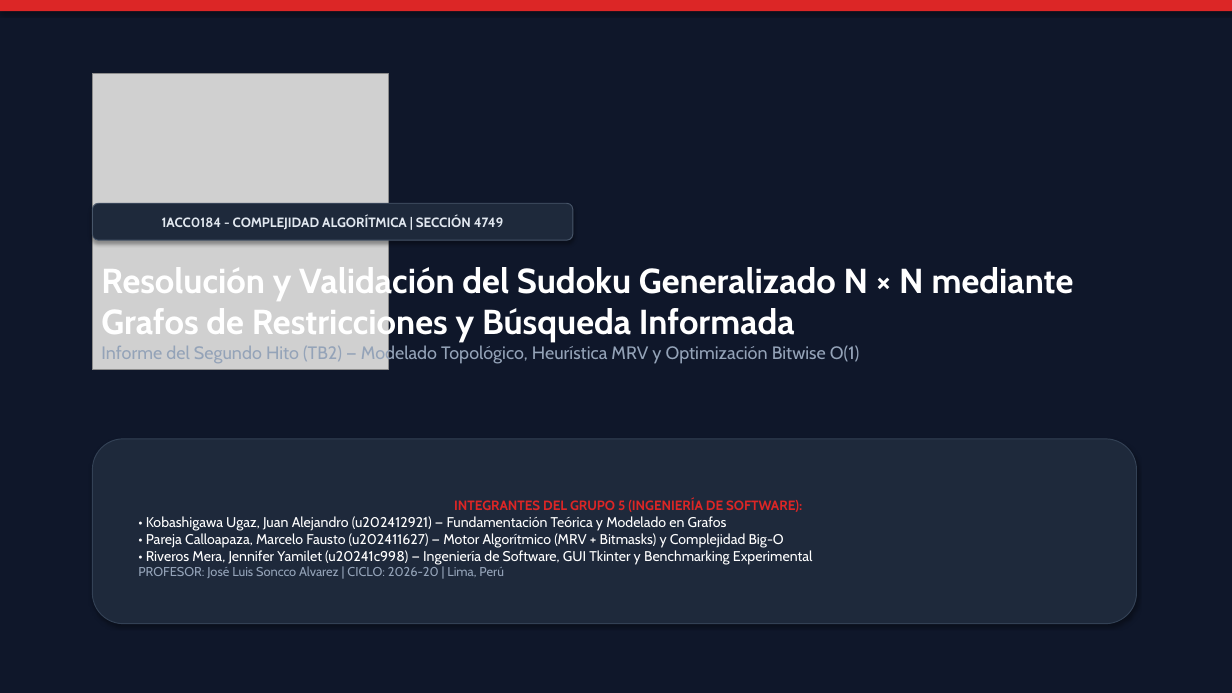
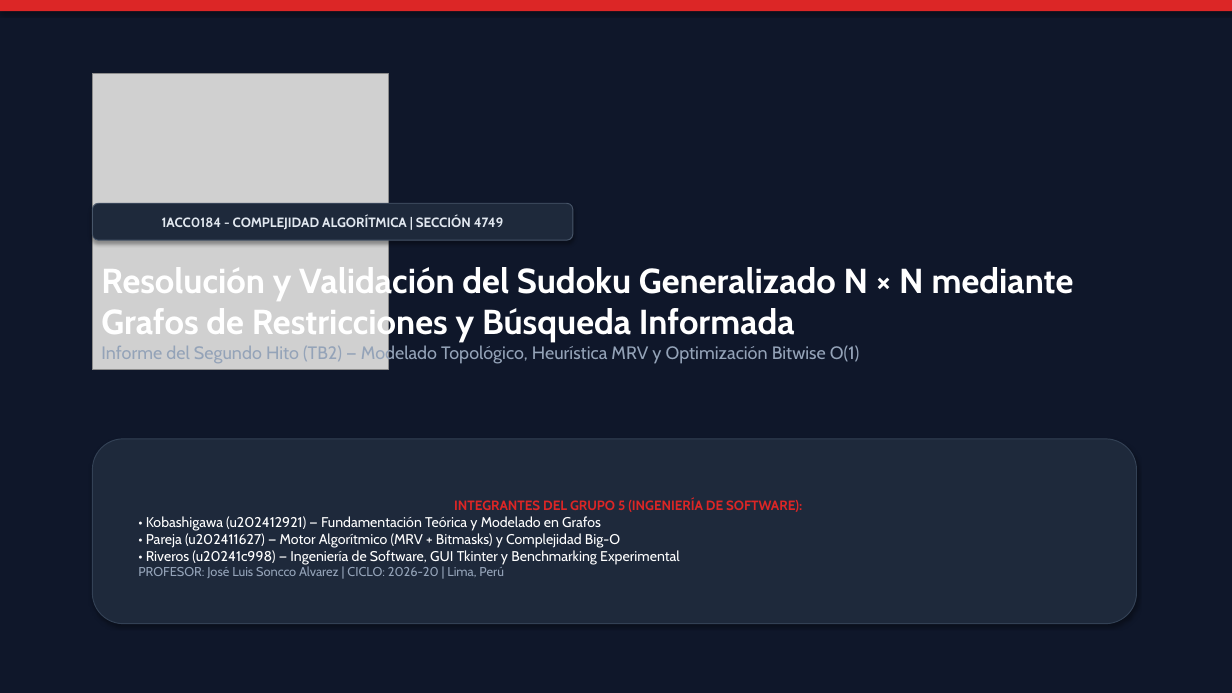
Before and after one commit to upc-pre-202610-1acc0184-4749-grupo-6/busqueda-rutas-app, a slide deck: slide 1 of report/Exposicion_TB2_Complejidad_Algoritmica_Grupo5.pptx. Drawn at 1232x693 pixels with LibreOffice and Linux fonts; fonts in the diff are those of the drawing; grey boxes stand for pictures. Boxes give left, top, right and bottom in pixels: in the first picture for what was removed or moved away, otherwise in the second. Text is boxed around its words. In the diff, an @@ line names an element or a change of style, - is before the commit and + after.

```diff
--- a/report/Exposicion_TB2_Complejidad_Algoritmica_Grupo5.pptx
+++ b/report/Exposicion_TB2_Complejidad_Algoritmica_Grupo5.pptx
@@ text in rounded rectangle at [146, 516, 680, 565]: text changed @@
-• Kobashigawa Ugaz, Juan Alejandro (u202412921) — Fundamentación Teórica y Modelado en Grafos
-• Pareja Calloapaza, Marcelo Fausto (u202411627) — Motor Algorítmico (MRV + Bitmasks) y Complejidad Big-O
-• Riveros Mera, Jennifer Yamilet (u20241c998) — Ingeniería de Software, GUI Tkinter y Benchmarking Experimental
+• Kobashigawa (u202412921) — Fundamentación Teórica y Modelado en Grafos
+• Pareja (u202411627) — Motor Algorítmico (MRV + Bitmasks) y Complejidad Big-O
+• Riveros (u20241c998) — Ingeniería de Software, GUI Tkinter y Benchmarking Experimental
```
Also in this commit, not shown: 11 other slides changed, 4 other files.
